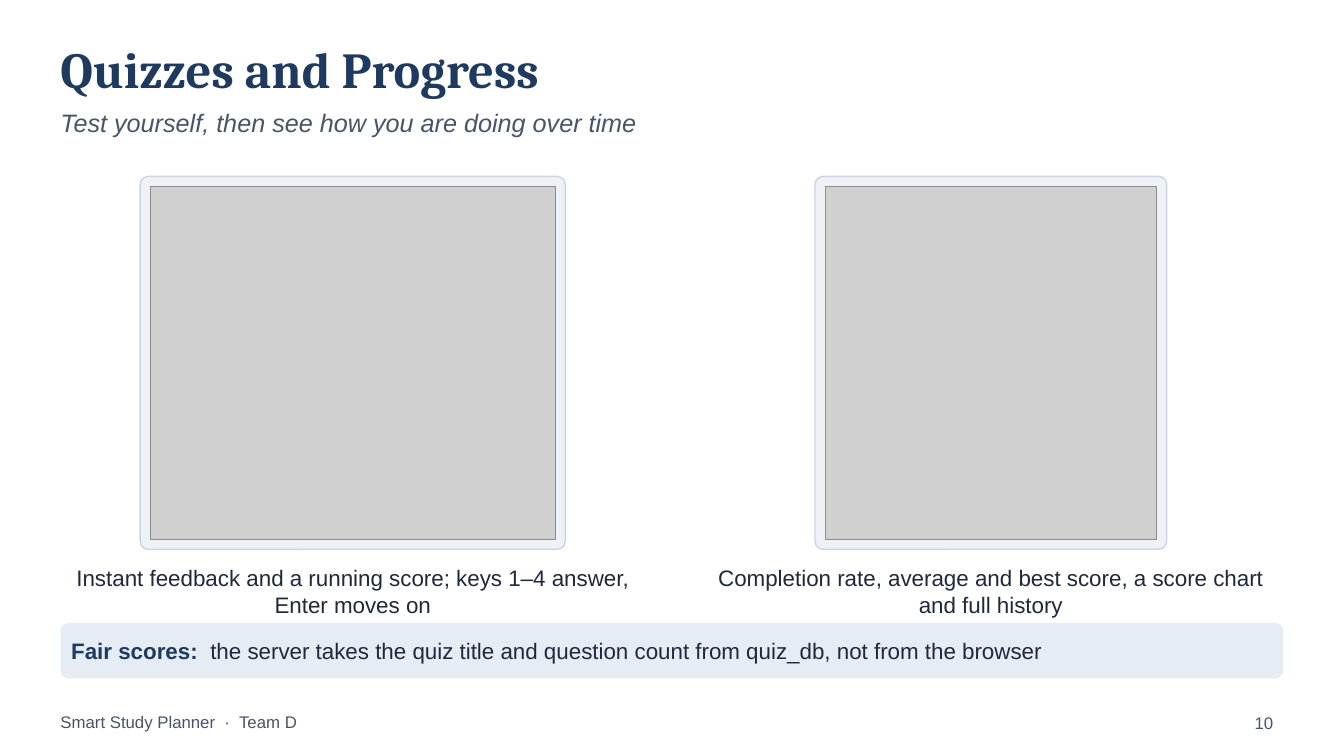
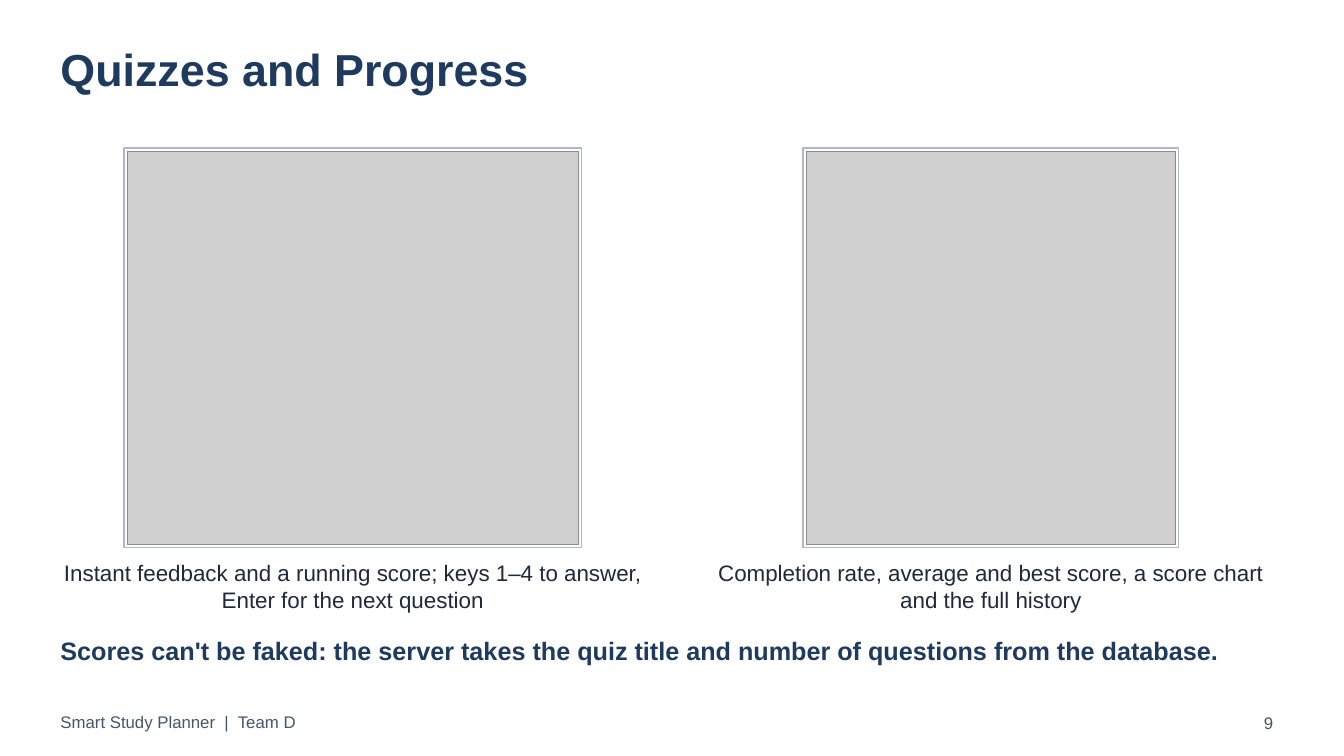
Before and after one commit to Anishpandey00/ssp-web, a slide deck: slide 9 of docs/presentations/SSP_Final_Presentation.pptx (slide 10 before the commit). Drawn at 1344x756 pixels with LibreOffice and Linux fonts; fonts in the diff are those of the drawing; grey boxes stand for pictures. Boxes give left, top, right and bottom in pixels: in the first picture for what was removed or moved away, otherwise in the second. Text is boxed around its words. In the diff, an @@ line names an element or a change of style, - is before the commit and + after.

```diff
--- a/docs/presentations/SSP_Final_Presentation.pptx
+++ b/docs/presentations/SSP_Final_Presentation.pptx
@@ title "Quizzes and Progress" at bbox=[60, 53, 528, 95]: size 36 to 32 pt, font Cambria to Arial @@
@@ text removed at bbox=[60, 113, 637, 137] @@
-Test yourself, then see how you are doing over time
@@ rectangle added at bbox=[124, 148, 582, 547], fill #FFFFFF, outline #AEB8C6 1 pt @@
@@ rectangle added at bbox=[804, 148, 1180, 547], fill #FFFFFF, outline #AEB8C6 1 pt @@
@@ picture: place and size @@
-picture at bbox=[150, 187, 556, 539]
+picture at bbox=[127, 151, 579, 544]
@@ rounded rectangle removed at bbox=[140, 176, 566, 549] @@
@@ picture: place and size @@
-picture at bbox=[826, 187, 1157, 539]
+picture at bbox=[807, 151, 1177, 544]
@@ rounded rectangle removed at bbox=[816, 176, 1168, 549] @@
@@ text at bbox=[64, 564, 641, 613]: text changed @@
-Instant feedback and a running score; keys 1–4 answer, Enter moves on
+Instant feedback and a running score; keys 1–4 to answer, Enter for the next question
@@ text at bbox=[718, 564, 1263, 613]: text changed @@
-Completion rate, average and best score, a score chart and full history
+Completion rate, average and best score, a score chart and the full history
@@ text at bbox=[60, 641, 1218, 665]: text changed; size 16 to 18 pt; text colour #1E293B to #1F3A5F; bold on @@
-Fair scores: the server takes the quiz title and question count from quiz_db, not from the browser
+Scores can't be faked: the server takes the quiz title and number of questions from the database.
@@ text "Scores can't be faked: the ...": place and size @@
-text "Scores can't be faked: the ..." at bbox=[60, 623, 1284, 679]
+text "Scores can't be faked: the ..." at bbox=[60, 641, 1218, 665]
@@ text "Scores can't be faked: the ..." at bbox=[60, 641, 1218, 665]: vertical alignment middle to top; fill #E6ECF4 to none @@
@@ text at bbox=[60, 716, 296, 732]: text changed @@
-Smart Study Planner · Team D
+Smart Study Planner | Team D
@@ page number at bbox=[1264, 717, 1273, 729]: text changed @@
-10
+9
```
Also in this commit, not shown: 27 other slides changed, 3 slides added, 2 slides removed.
